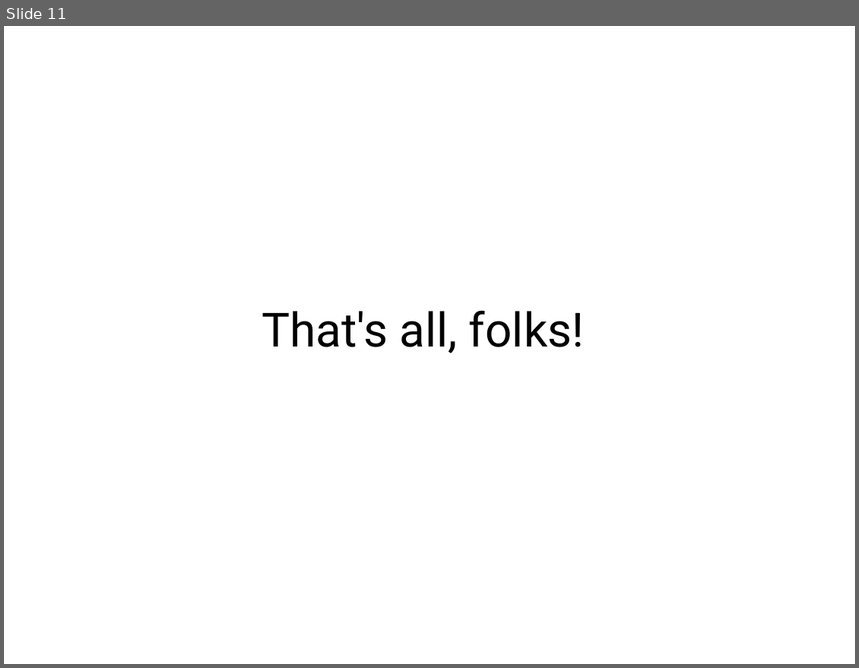
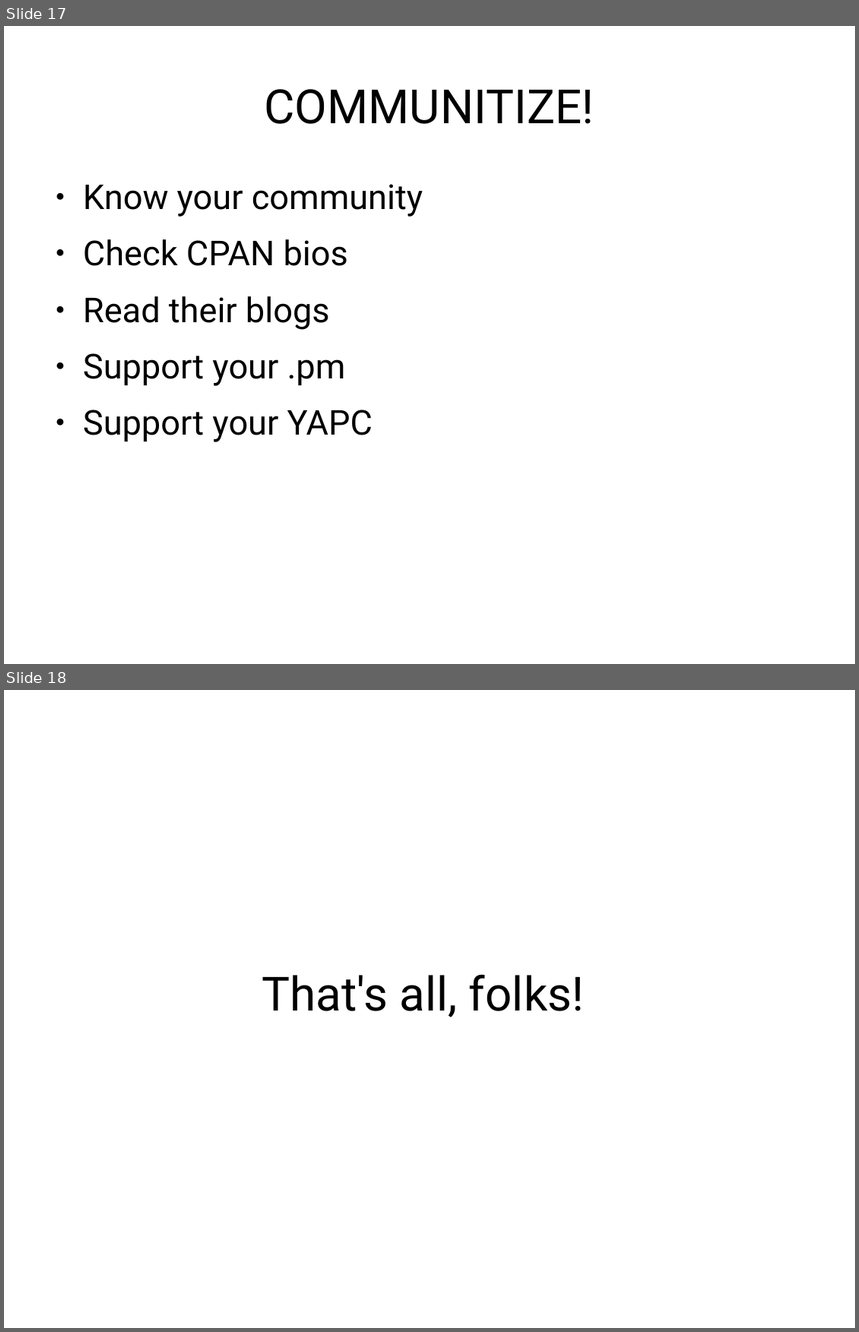
Before and after one commit to erezschatz/Presentation, a slide deck: tools.odp. Shown one above the other, each under a label of ours: slide 11 before the commit, slides 17 and 18 after it. The pictures are 859x668 and 859x1332 pixels, drawn with LibreOffice and Linux fonts; fonts in the diff are those of the drawing. Boxes give left, top, right and bottom in pixels: in the first picture for what was removed or moved away, otherwise in the second. Text is boxed around its words. In the diff, an @@ line names an element or a change of style, - is before the commit and + after.

```diff
--- a/tools.odp
+++ b/tools.odp
@@ slide 17 added at bbox=[4, 26, 855, 664], background #FFFFFF @@
@@ title added at bbox=[264, 89, 594, 124], 44 pt, text #000000 @@
+COMMUNITIZE!
@@ text added at bbox=[83, 184, 424, 442], 32 pt, text #000000 @@
+● Know your community
+● Check CPAN bios
+● Read their blogs
+● Support your .pm
+● Support your YAPC
@@ what was slide 11 is now slide 18 @@
```
Also in this commit, not shown: 16 other slides added, 10 slides removed, 1 other file.
